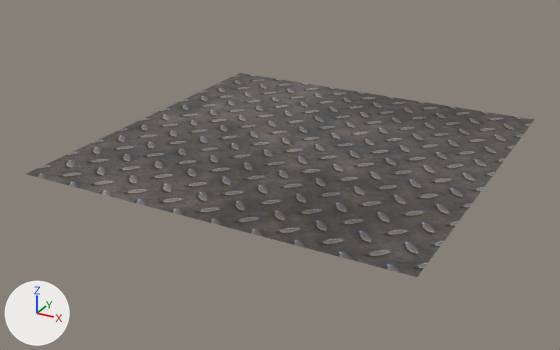
Renders of the COLLADA model data/meshes/subdividedFloor.dae from each side of a commit.
Both versions are drawn from a 50 mm lens placed at (36.5, -71.4, 31.4), pointed at (-1.5, -2.4, -3.1). Every picture has the same lights, and +X, +Y and +Z are marked at lower left.
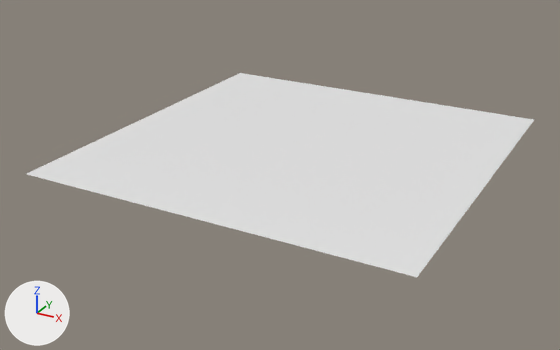
The newer file is also rescaled (x1.609), turned or shifted as a whole; pictures and numbers use the older file's frame.

The change, as a diff of the scene's bpy script:
```diff
--- a/data/meshes/subdividedFloor.dae.py
+++ b/data/meshes/subdividedFloor.dae.py
@@ me_plane @@
 me_plane.from_pydata(...)  # 1089 vertices, 2048 faces; spans x -20.7..20.7, y -20.7..20.7, z 0.0
-me_plane.materials.append(mat_material_001)  # picture img_threadplate_dds
```

Location of each change, [x1, y1, x2, y2] in pixels of the pictures (560 x 350 px):
'Plane', recoloured (grey to white)
    both: [27, 73, 534, 277]
